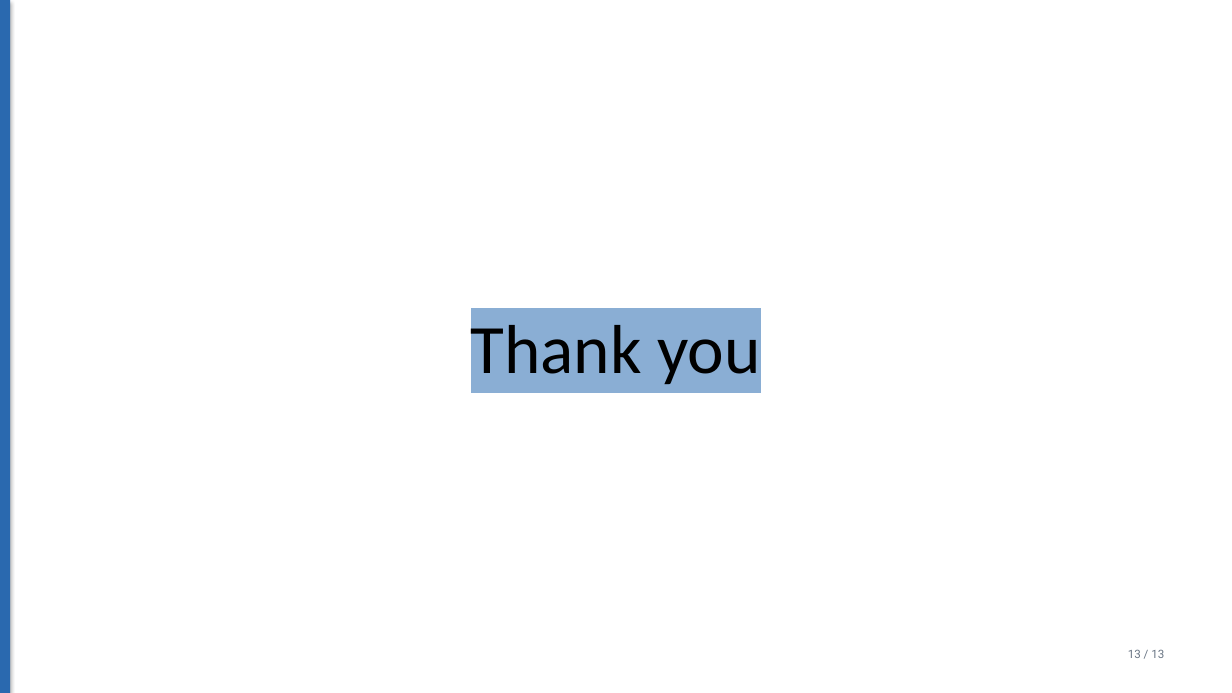
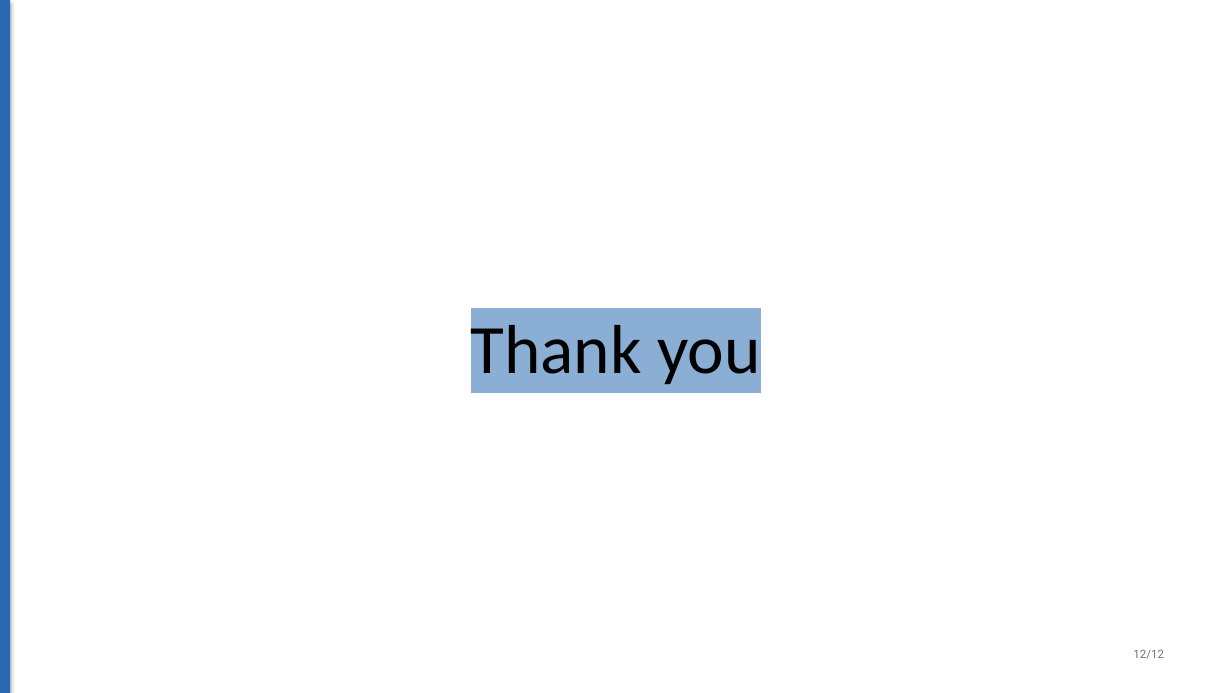
Before and after one commit to kero2173/Smart-Recruitment-Assistant, a slide deck: slide 12 of presentation/Smart_Recruitment_Assistant_Professional_Updated (1).pptx (slide 13 before the commit). Drawn at 1232x693 pixels with LibreOffice and Linux fonts; fonts in the diff are those of the drawing. Boxes give left, top, right and bottom in pixels: in the first picture for what was removed or moved away, otherwise in the second. Text is boxed around its words. In the diff, an @@ line names an element or a change of style, - is before the commit and + after.

```diff
--- a/presentation/Smart_Recruitment_Assistant_Professional_Updated (1).pptx
+++ b/presentation/Smart_Recruitment_Assistant_Professional_Updated (1).pptx
@@ text at box(1133, 649, 1164, 659): text changed @@
-13 / 13
+12/12
```
Also in this commit, not shown: 11 other slides changed, 1 slide removed.
